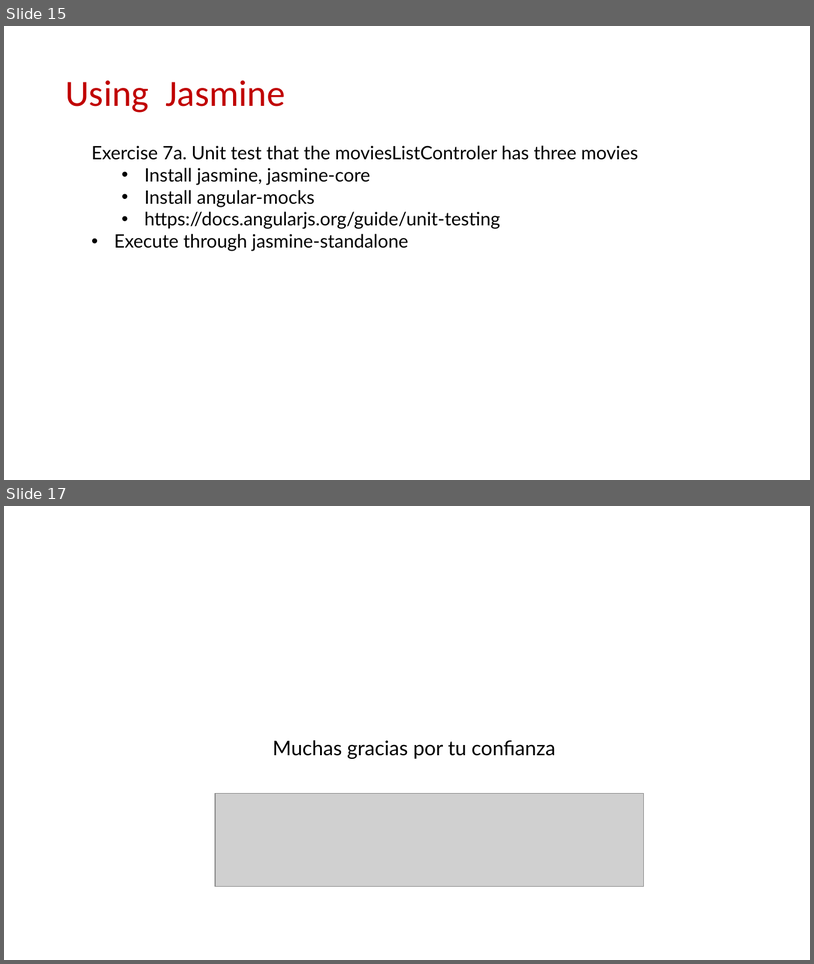
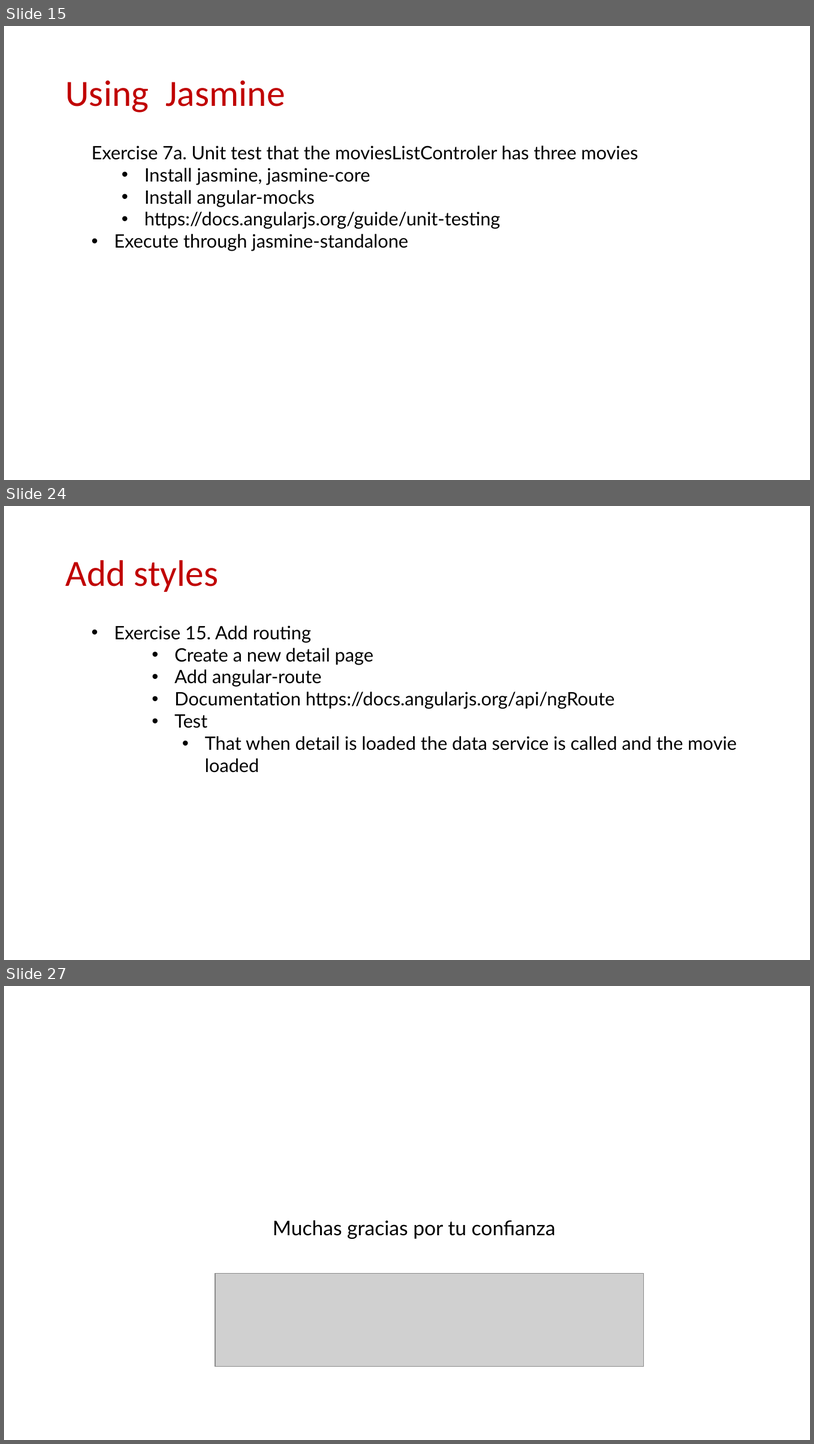
Before and after one commit to Robert-Freire/movie-browser, a slide deck: resume.pptx. Shown one above the other, each under a label of ours: slides 15 and 17 before the commit, slides 15, 24 and 27 after it; the slides between them are not shown. The pictures are 814x964 and 814x1444 pixels, drawn with LibreOffice and Linux fonts; fonts in the diff are those of the drawing; grey boxes stand for pictures; background and template pictures are left out. Boxes give left, top, right and bottom in pixels: in the first picture for what was removed or moved away, otherwise in the second. Text is boxed around its words. In the diff, an @@ line names an element or a change of style, - is before the commit and + after.

```diff
--- a/resume.pptx
+++ b/resume.pptx
@@ slide 24 added at [4, 506, 810, 960], background #FFFFFF @@
@@ title added at [65, 560, 219, 592], 44 pt, text #C00000 @@
+Add styles
@@ text added at [114, 625, 737, 772], 22 pt, text #000000 @@
+• Exercise 15. Add routing
+    • Create a new detail page
+    • Add angular-route
+    • Documentation https://docs.angularjs.org/api/ngRoute
+    • Test
+      • That when detail is loaded the data service is called and the movie loaded
@@ what was slide 17 is now slide 27 @@
```
Also in this commit, not shown: 1 slide changed, 9 other slides added, 1 other file.
